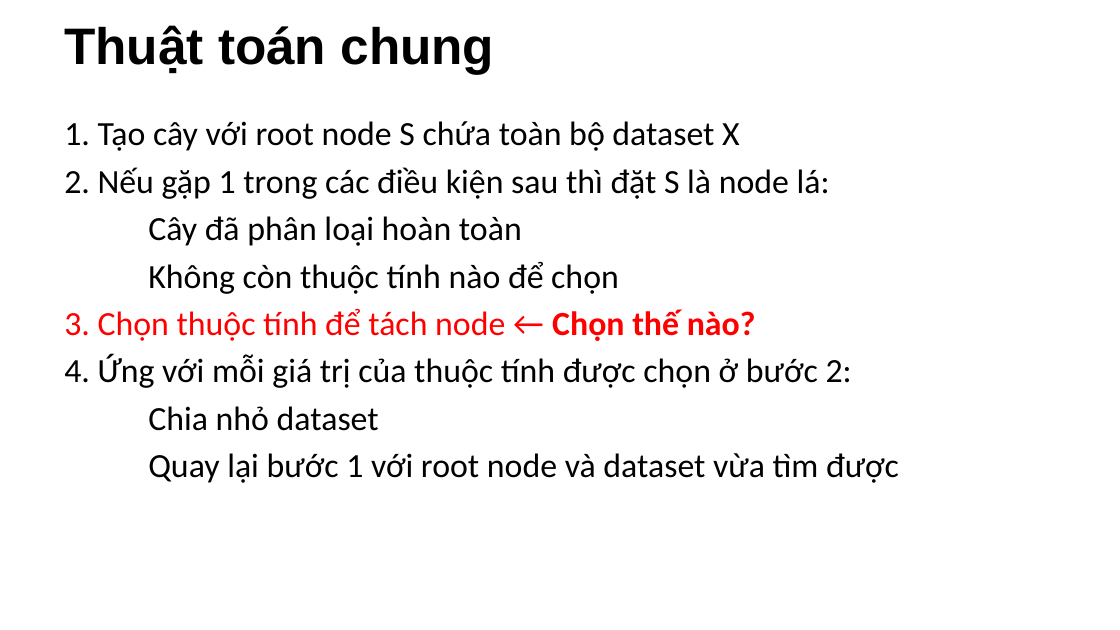
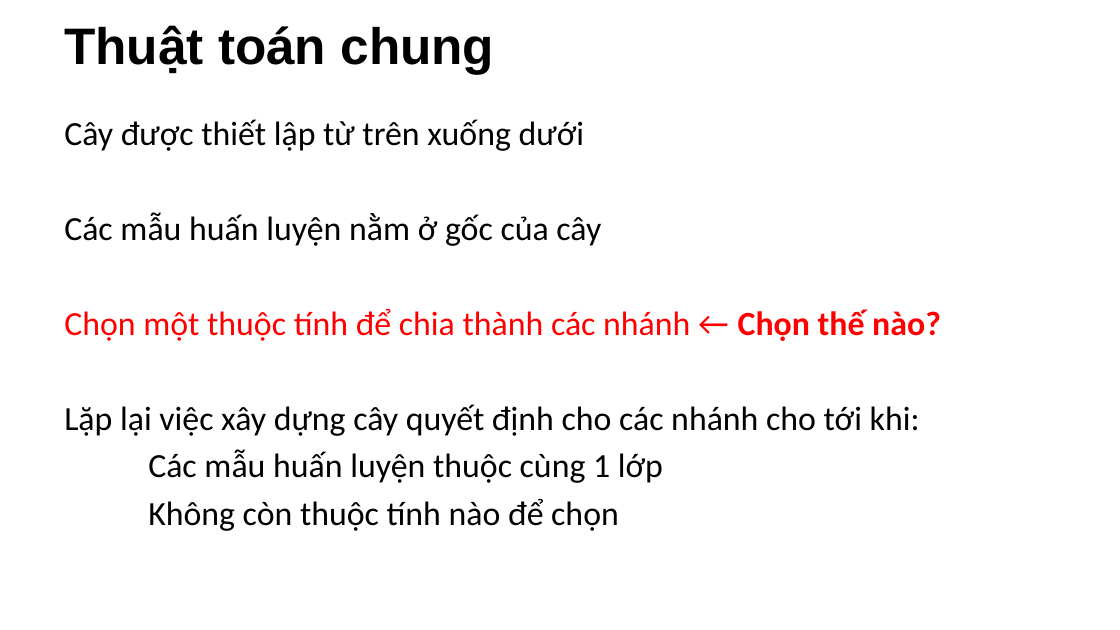
Before and after one commit to NCMyTu/CS523, a slide deck: slide 5 of slide/decision_tree.pptx. Drawn at 1120x630 pixels with LibreOffice and Linux fonts; fonts in the diff are those of the drawing; background and template pictures are left out. Boxes give left, top, right and bottom in pixels: in the first picture for what was removed or moved away, otherwise in the second. Text is boxed around its words. In the diff, an @@ line names an element or a change of style, - is before the commit and + after.

```diff
--- a/slide/decision_tree.pptx
+++ b/slide/decision_tree.pptx
@@ text at [64,119,941,483]: text changed @@
-1. Tạo cây với root node S chứa toàn bộ dataset X
-2. Nếu gặp 1 trong các điều kiện sau thì đặt S là node lá:
-Cây đã phân loại hoàn toàn
+Cây được thiết lập từ trên xuống dưới
+Các mẫu huấn luyện nằm ở gốc của cây
+Chọn một thuộc tính để chia thành các nhánh ← Chọn thế nào?
+Lặp lại việc xây dựng cây quyết định cho các nhánh cho tới khi:
+  Các mẫu huấn luyện thuộc cùng 1 lớp
@@ text at [64,308,899,483]: paragraphs removed @@
-3. Chọn thuộc tính để tách node ← Chọn thế nào?
-4. Ứng với mỗi giá trị của thuộc tính được chọn ở bước 2:
-Chia nhỏ dataset
-  Quay lại bước 1 với root node và dataset vừa tìm được
@@ text at [148,498,619,531]: list level 1 to 2 in "Không còn thuộc tính nào ..." @@
```
Also in this commit, not shown: 8 other slides changed, 2 slides added.
